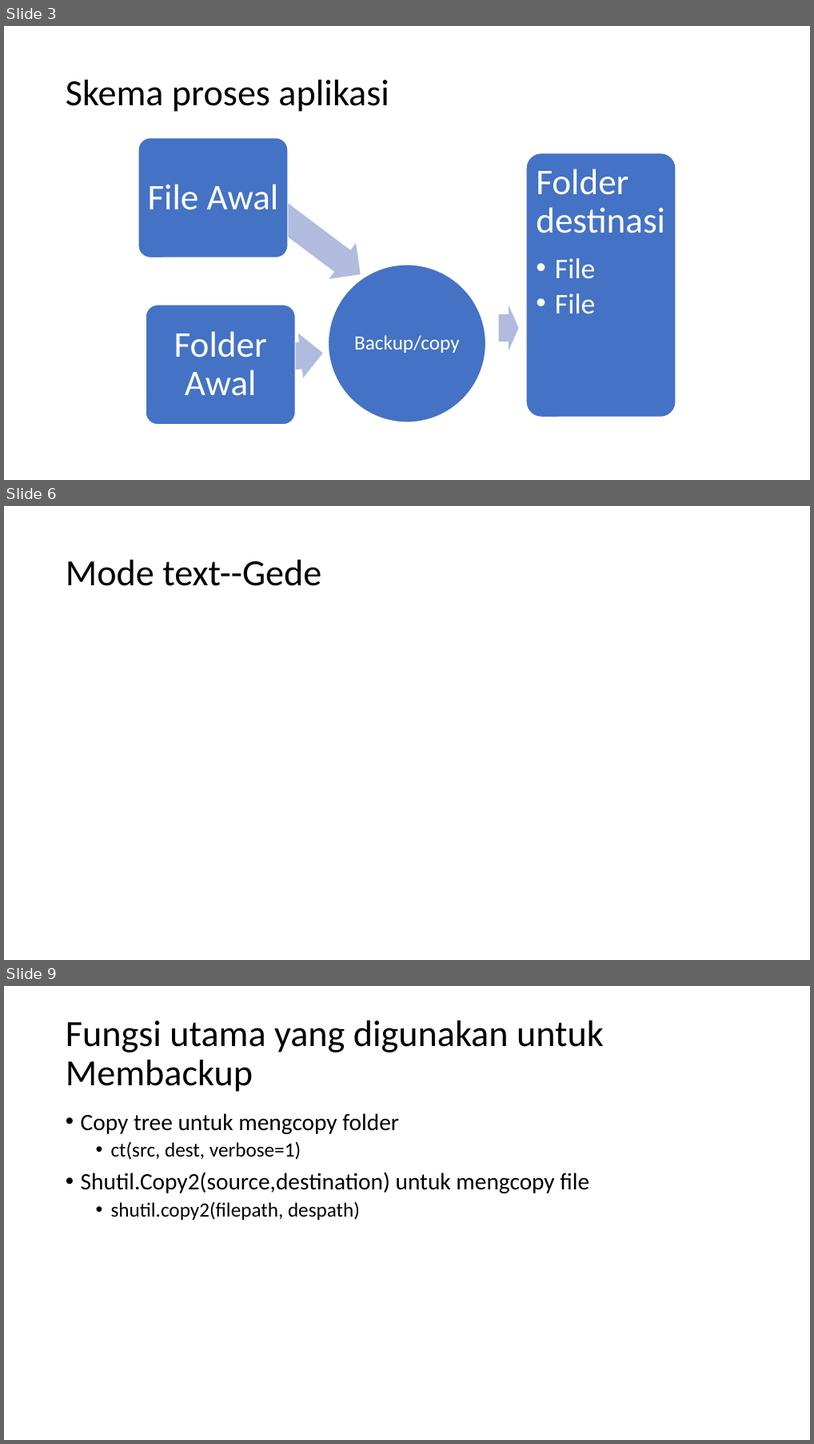
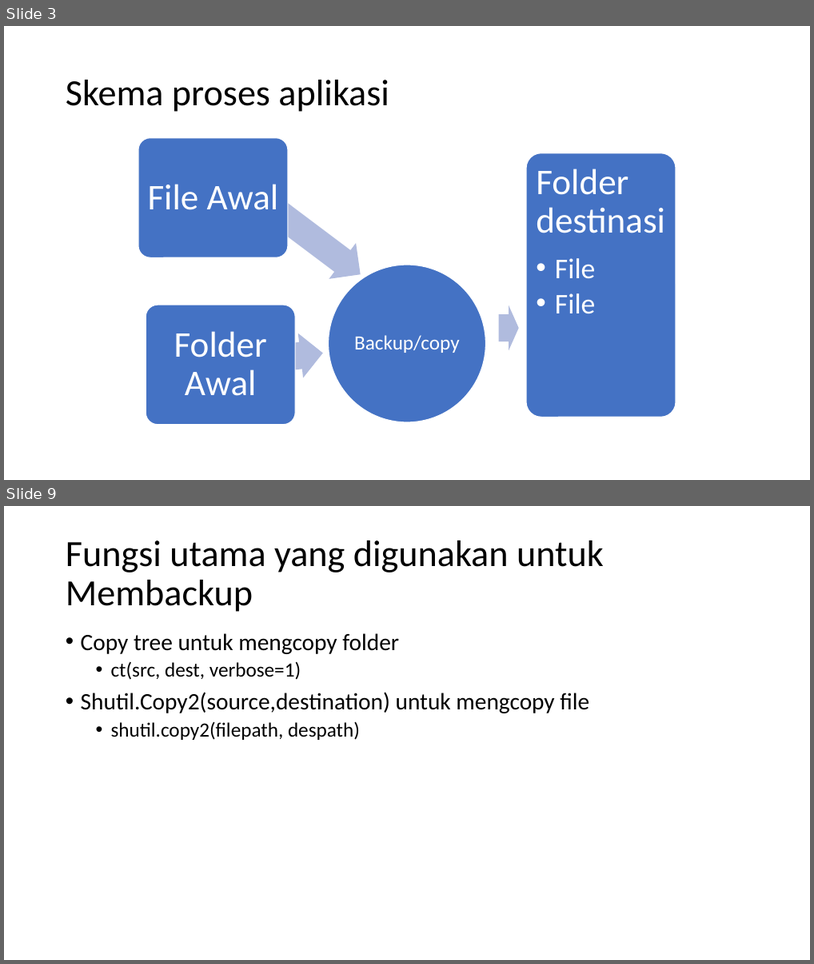
Before and after one commit to skeith/backupr, a slide deck: Aplikasi Backup file atau folder dengan Python-tkinter_baru.pptx. Shown one above the other, each under a label of ours: slides 3, 6 and 9 before the commit, slides 3 and 9 after it; the slides between them are not shown. The pictures are 814x1444 and 814x964 pixels, drawn with LibreOffice and Linux fonts; fonts in the diff are those of the drawing. Boxes give left, top, right and bottom in pixels: in the first picture for what was removed or moved away, otherwise in the second. Text is boxed around its words. In the diff, an @@ line names an element or a change of style, - is before the commit and + after.

```diff
--- a/Aplikasi Backup file atau folder dengan Python-tkinter_baru.pptx
+++ b/Aplikasi Backup file atau folder dengan Python-tkinter_baru.pptx
@@ slide 6 removed at box(4, 506, 810, 960), background #FFFFFF @@
@@ title removed at box(66, 560, 322, 586) @@
-Mode text--Gede
```
Also in this commit, not shown: 6 slides changed, 8 slides added.
